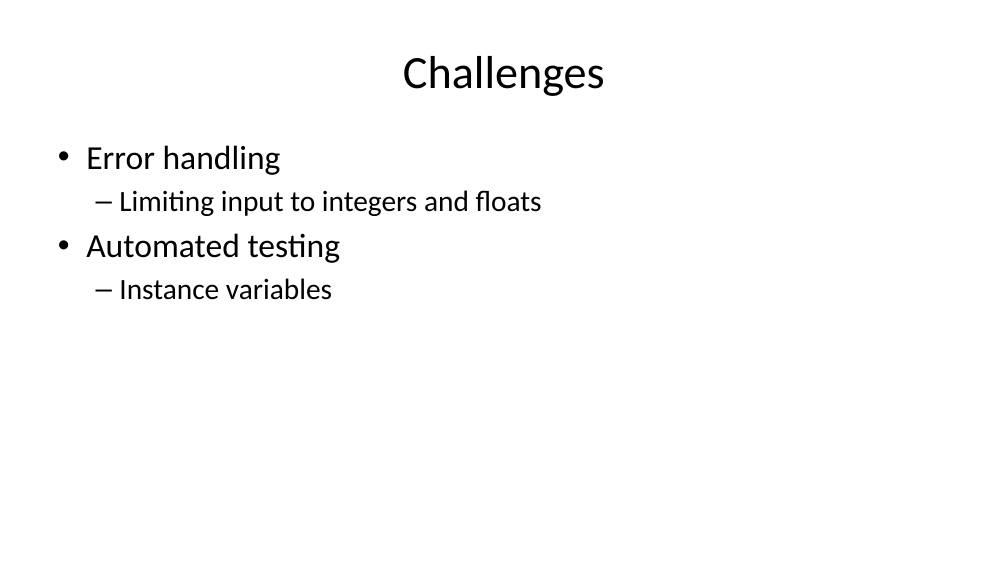
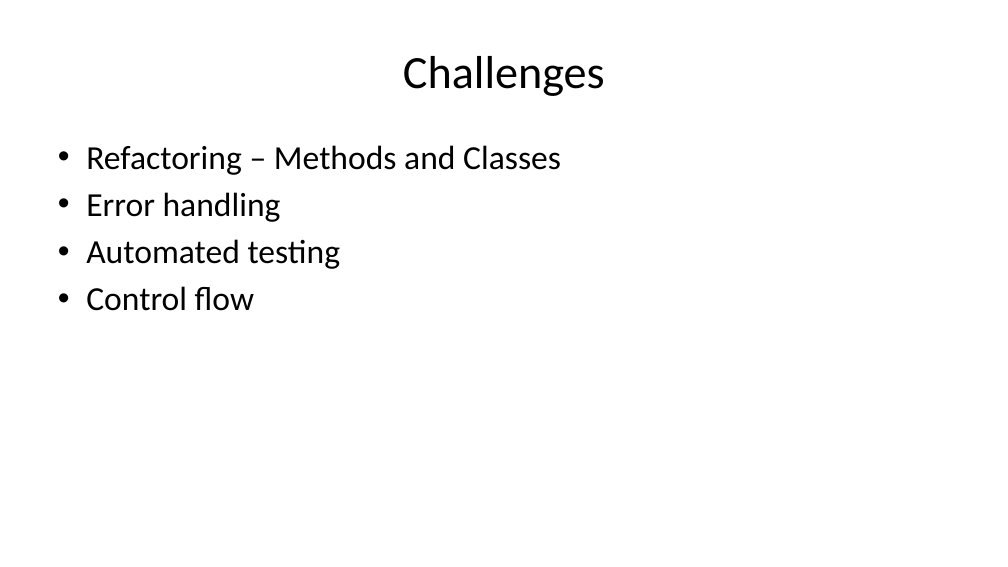
Before and after one commit to janelbrandon/CA_Assessment, a slide deck: slide 9 of ppt/Assignment_A1-1_Presentation.pptx (slide 8 before the commit). Drawn at 1008x567 pixels with LibreOffice and Linux fonts; fonts in the diff are those of the drawing. Boxes give left, top, right and bottom in pixels: in the first picture for what was removed or moved away, otherwise in the second. Text is boxed around its words. In the diff, an @@ line names an element or a change of style, - is before the commit and + after.

```diff
--- a/ppt/Assignment_A1-1_Presentation.pptx
+++ b/ppt/Assignment_A1-1_Presentation.pptx
@@ text at (x1=86, y1=145, x2=561, y2=175): paragraph added @@
+• Refactoring – Methods and Classes
@@ text at (x1=119, y1=190, x2=542, y2=216): paragraph removed @@
-  – Limiting input to integers and floats
@@ text at (x1=86, y1=286, x2=254, y2=311): text changed; size 28 to 32 pt @@
-  – Instance variables
+• Control flow
```
Also in this commit, not shown: 4 other slides changed, 1 slide added, 6 other files.
